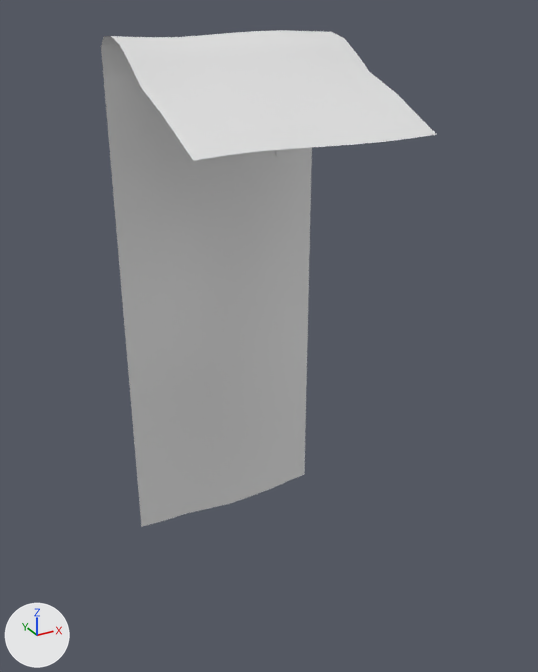
A saved change to the FBX model Assets/ReSurvivor2/Blender/S7U_EarthWall_1m_B/S7U_EarthWall_1m_B.fbx.
The view is the same before and after, from a camera (50 mm lens) standing at (-1.45, -3.15, 2.44) and looking at (0.01, -0.49, 1.11). Every picture has the same lights, and +X, +Y and +Z are marked at lower left. The older version comes first. Materials are left out; every surface is plain grey. Where no turn or scale is listed for an object, it has been applied to the vertices.

The older version as bpy lines, for what is in view:
```python
me_s7u_earthwall_1m_b_mesh_001 = bpy.data.meshes.new('S7U_EarthWall_1m_B_mesh.001')
me_s7u_earthwall_1m_b_mesh_001.from_pydata(...)  # 231 vertices, 194 faces; spans x -0.5..0.5, y -0.92..0.0, z -0.05..2.36
# faces by material slot: [50, 144]
me_s7u_earthwall_1m_b_mesh_001.materials.append(mat_s7u_woodcut)
me_s7u_earthwall_1m_b_mesh_001.materials.append(mat_s7u_wall)
ob_s7u_earthwall_1m_b = bpy.data.objects.new('S7U_EarthWall_1m_B', me_s7u_earthwall_1m_b_mesh_001)
ob_s7u_earthwall_1m_b.location = (0.0, 0.0, 0.0)
```
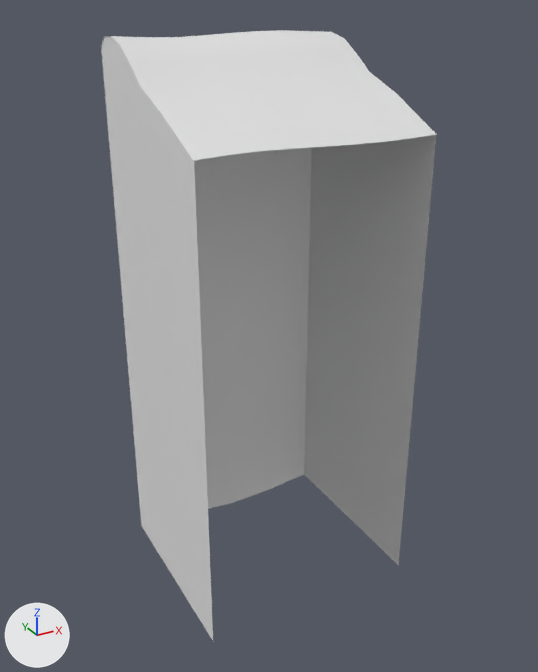
Where the change shows, as pixel boxes (x1, y1, x2, y2) in the pictures (538 x 672 px):
'S7U_EarthWall_1m_B', reshaped (23% taller): before (101, 30, 437, 527); after (101, 30, 437, 640)
part 1 of me_s7u_earthwall_1m_b_mesh_001, added: after (102, 36, 213, 640)
part 2 of me_s7u_earthwall_1m_b_mesh_001, added: after (304, 135, 436, 566)

The change, as a list of edits to the scene's bpy script:
```text
Change me_s7u_earthwall_1m_b_mesh_001:
    used by ob_s7u_earthwall_1m_b; location = (0.0, 0.0, 0.0)
    remove me_s7u_earthwall_1m_b_mesh_001.from_pydata(...)  # 231 vertices, 194 faces; spans x -0.5..0.5, y -0.92..0.0, z -0.05..2.36
    add me_s7u_earthwall_1m_b_mesh_001.from_pydata(...)  # 271 vertices, 230 faces; spans x -0.5..0.5, y -0.92..0.0, z -0.05..2.36
    me_s7u_earthwall_1m_b_mesh_001 part 1: a new loose piece of 20 vertices spanning x -0.5, y -0.92..-0.03, z -0.05..2.34
    me_s7u_earthwall_1m_b_mesh_001 part 2: a new loose piece of 20 vertices spanning x 0.5, y -0.92..-0.03, z -0.05..2.35
```
